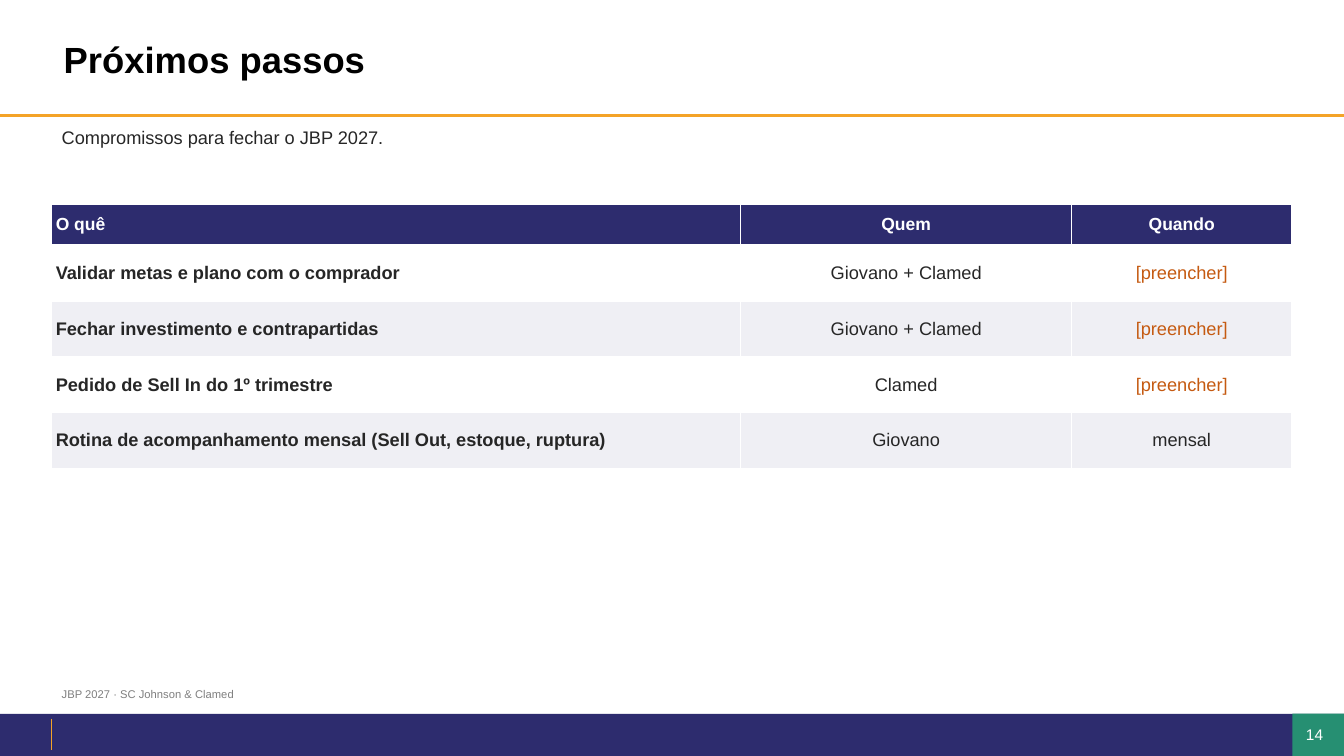
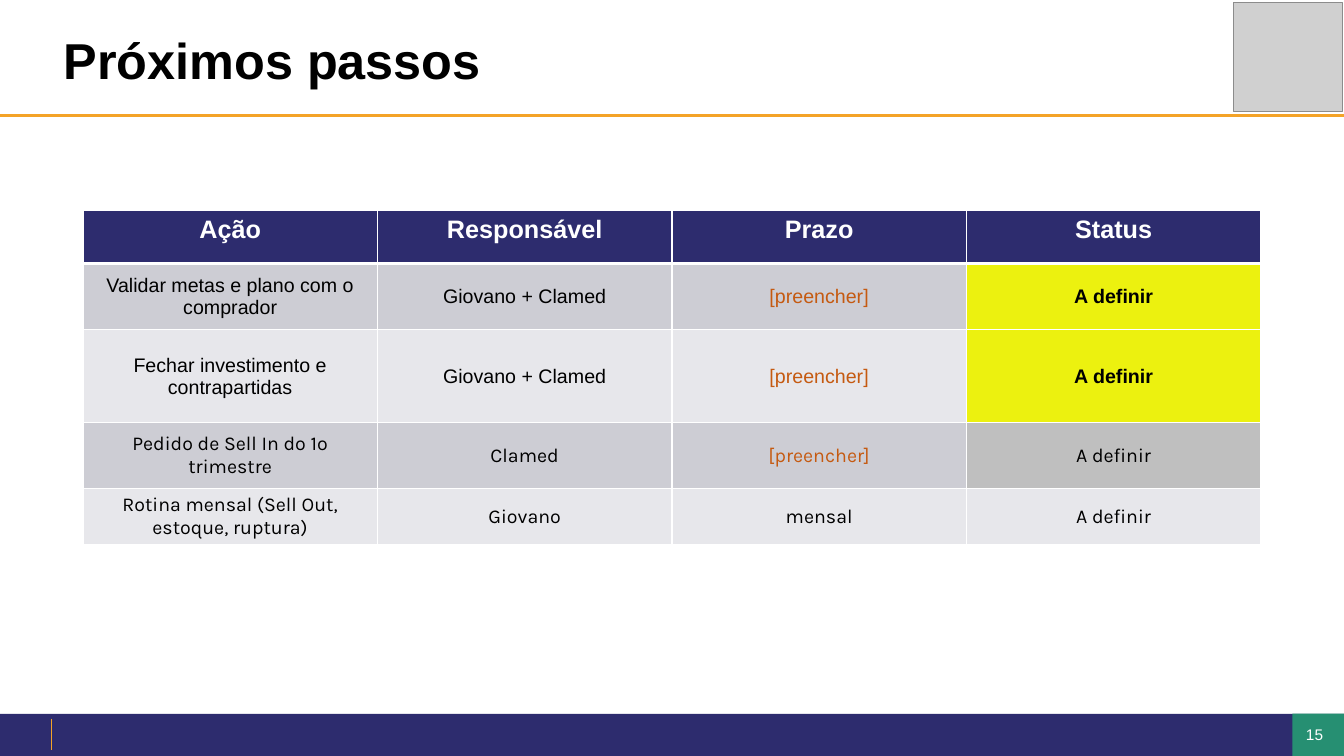
Before and after one commit to giovanoanjos27-del/Dashboard-Farma-sul, a slide deck: slide 15 of jbp/JBP2027_Clamed.pptx (slide 14 before the commit). Drawn at 1344x756 pixels with LibreOffice and Linux fonts; fonts in the diff are those of the drawing; grey boxes stand for pictures; background and template pictures are left out. Boxes give left, top, right and bottom in pixels: in the first picture for what was removed or moved away, otherwise in the second. Text is boxed around its words. In the diff, an @@ line names an element or a change of style, - is before the commit and + after.

```diff
--- a/jbp/JBP2027_Clamed.pptx
+++ b/jbp/JBP2027_Clamed.pptx
@@ title "Próximos passos" at (64,42,481,89): size 26 to 36 pt @@
@@ rectangle added at (1177,11,1324,104), fill #FFFFFF @@
@@ picture added at (1234,3,1343,112) @@
@@ text removed at (62,130,383,148) @@
-Compromissos para fechar o JBP 2027.
@@ table at (83,211,1260,558) @@
-column 1: O quê | Validar metas e plano com o comprador | Fechar investimento e contrapartidas | Pedido de Sell In do 1º trimestre | Rotina de acompanhamento mensal (Sell Out, estoque, ruptura)
-column 2: Quem | Giovano + Clamed | Giovano + Clamed | Clamed | Giovano
-column 3: Quando | [preencher] | [preencher] | [preencher] | mensal
+column 1: Ação | Validar metas e plano com o comprador | Fechar investimento e contrapartidas | Pedido de Sell In do 1º trimestre | Rotina mensal (Sell Out, estoque, ruptura)
+column 2: Responsável | Giovano + Clamed | Giovano + Clamed | Clamed | Giovano
+column 3: Prazo | [preencher] | [preencher] | [preencher] | mensal
+column 4: Status | A definir | A definir | A definir | A definir
@@ table: place and size @@
-table at (51,204,1293,468)
+table at (83,211,1260,558)
@@ text removed at (62,690,234,698) @@
-JBP 2027 · SC Johnson & Clamed
@@ page number at (1293,715,1337,755): text changed @@
-14
+15
@@ page number at (1306,729,1323,740): text changed @@
-14
+15
```
Also in this commit, not shown: 4 other slides changed, 11 slides added, 9 slides removed, 7 other files.
